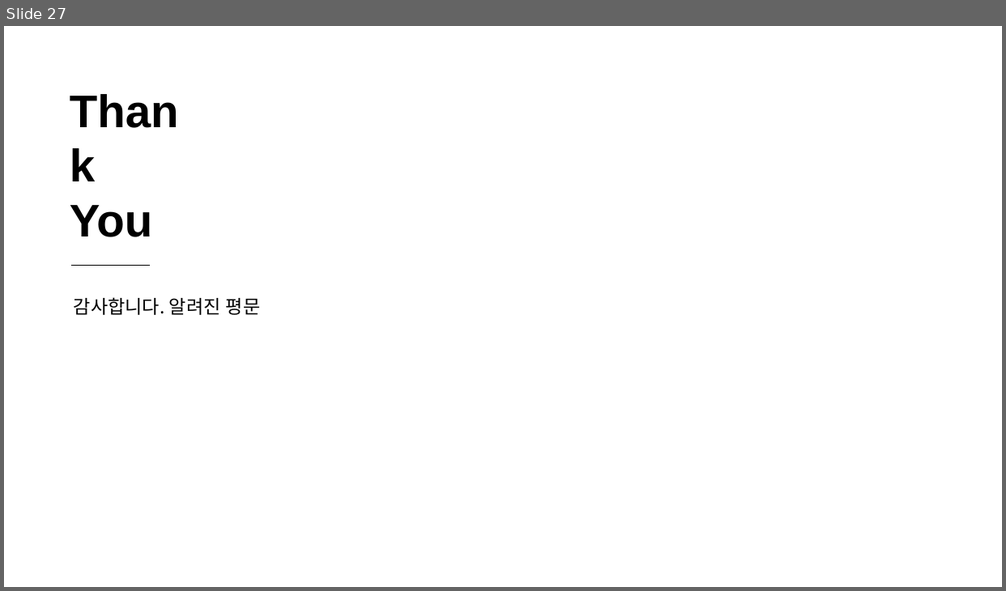
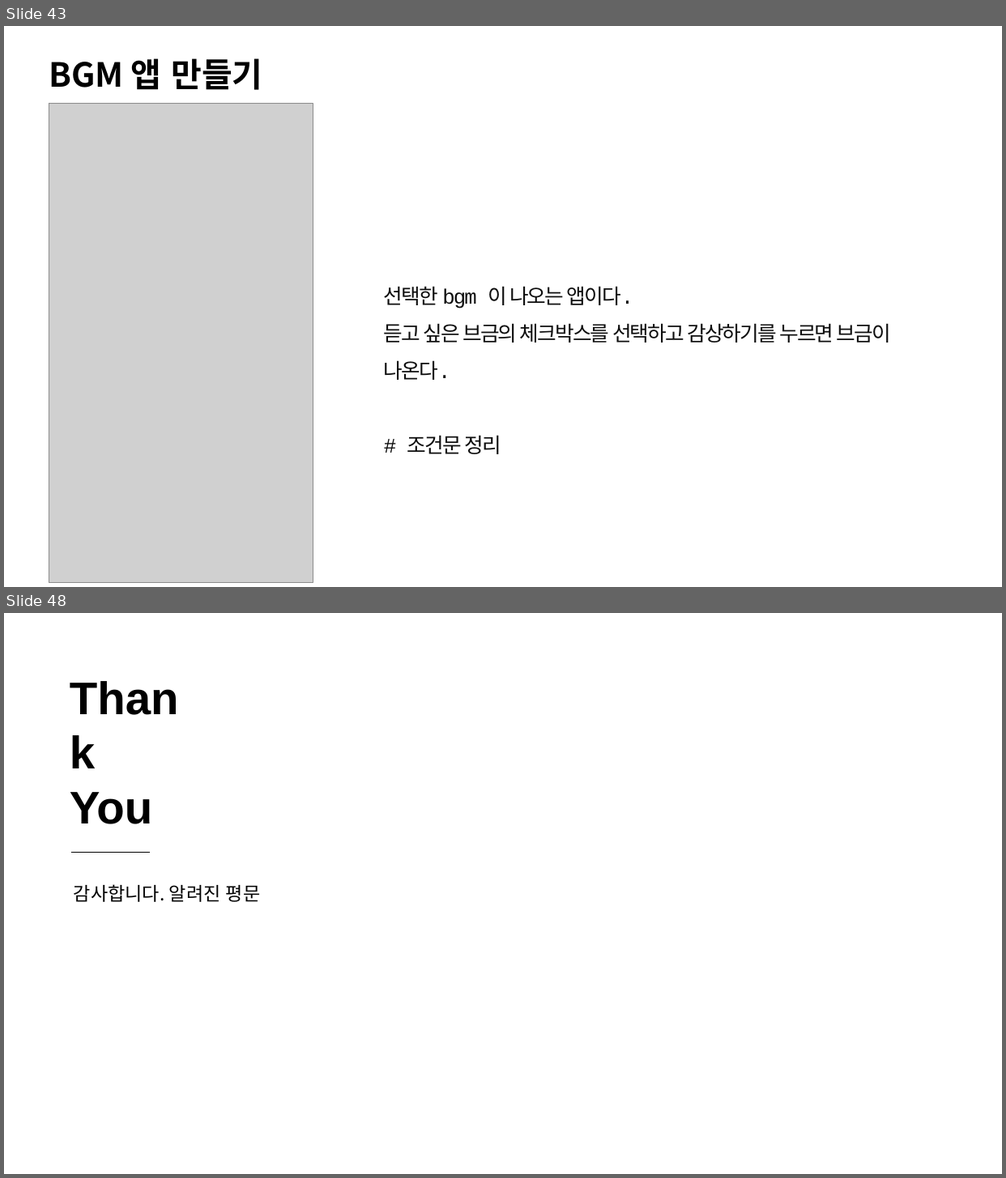
Before and after one commit to sky7th/Kodular, a slide deck: Kodular 기초.pptx. Shown one above the other, each under a label of ours: slide 27 before the commit, slides 43 and 48 after it; the slides between them are not shown. The pictures are 1006x591 and 1006x1178 pixels, drawn with LibreOffice and Linux fonts; fonts in the diff are those of the drawing; grey boxes stand for pictures. Boxes give left, top, right and bottom in pixels: in the first picture for what was removed or moved away, otherwise in the second. Text is boxed around its words. In the diff, an @@ line names an element or a change of style, - is before the commit and + after.

```diff
--- a/Kodular 기초.pptx
+++ b/Kodular 기초.pptx
@@ slide 43 added at (4,26,1002,587), background #FFFFFF @@
@@ text added at (49,58,262,90), 32 pt, text #000000, bold @@
+BGM 앱 만들기
@@ picture added at (49,103,313,583) @@
@@ line added from (51, 103) to (104, 103), #000000 0.5 pt @@
@@ text added at (384,286,891,454), 20 pt, text #0D0D0D @@
+선택한 bgm 이 나오는 앱이다.
+듣고 싶은 브금의 체크박스를 선택하고 감상하기를 누르면 브금이 나온다.
+# 조건문 정리
@@ what was slide 27 is now slide 48 @@
```
Also in this commit, not shown: 20 other slides added, 6 other files.
